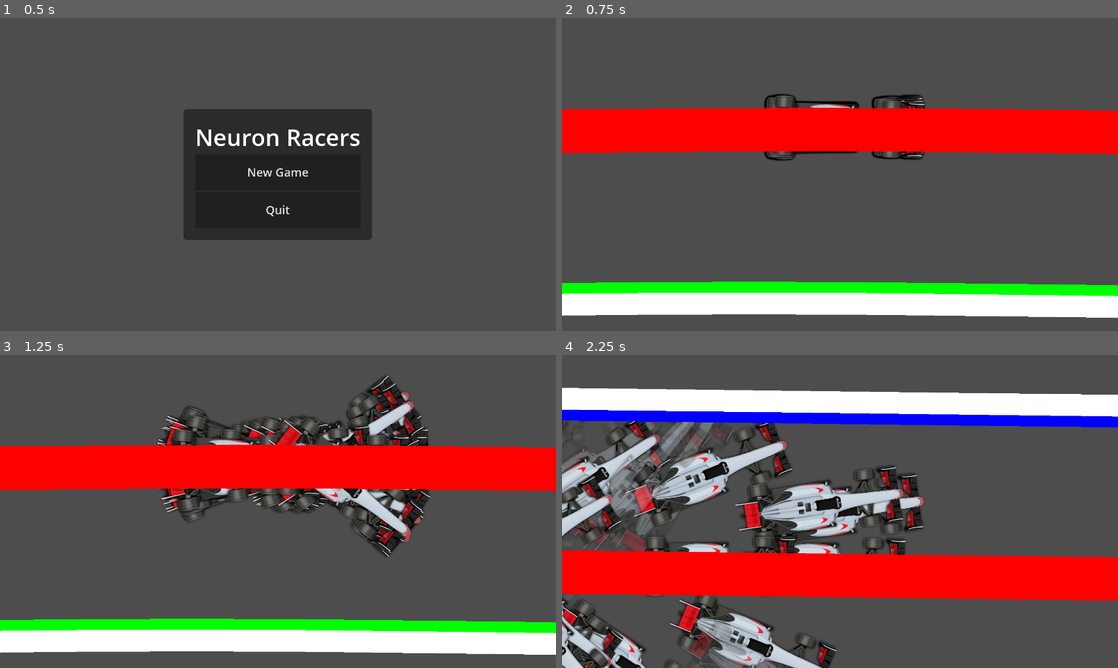
Above: before the commit, frames 1-4 (two rows, left to right).
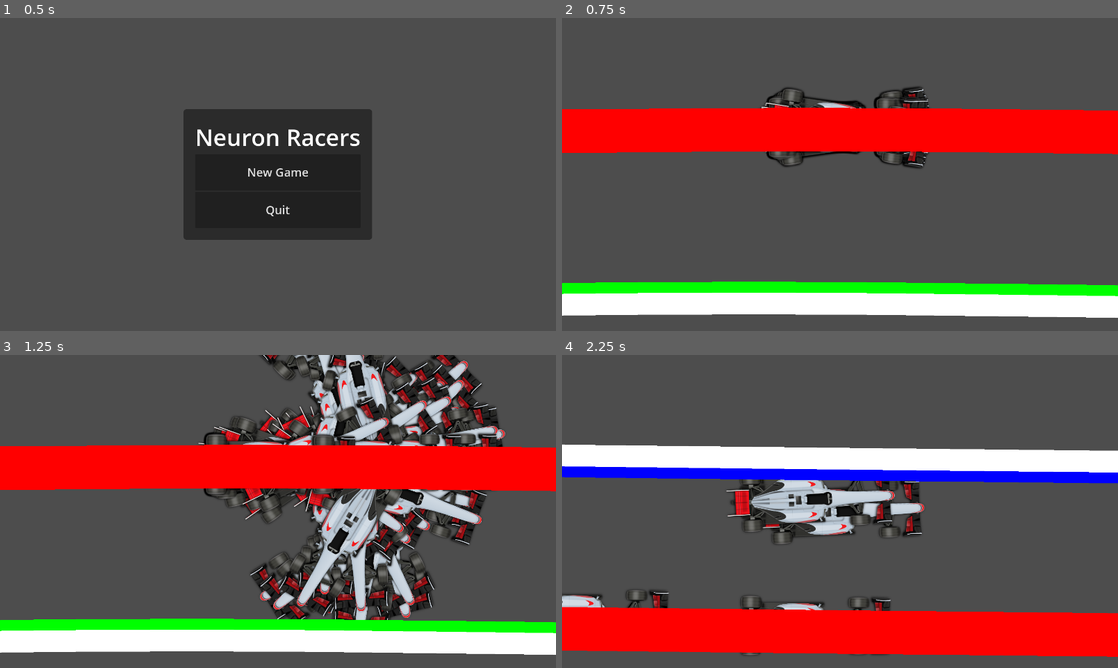
Above: after the commit, the same moments.

Repository: VitorMPCastro/NeuronRacers
Game: Godot game, scene res://scenes/ui/mainMenu.tscn
Same seed, same stepped clock (60 frames per second), same inputs: the game is played once before the commit and once after it.
Inputs (mouse positions are in pixels of both pictures, inside the frame that each line leads up to):
- Up to frame 1 (0.5 s): no input
- Up to frame 2 (0.75 s): click "New Game" at 0.5 s
- Up to frame 3 (1.25 s): no input
- Up to frame 4 (2.25 s): tap Enter at 1.25 s; move the mouse to (962, 495) at 1.27 s; hold Right (ui_right) 1.28-2 s; click (962, 495) at 1.42 s; drag from (728, 527) to (628, 464) at 2.02 s

Frame 1 is identical in both runs. In frame 2, 1.2% of the frame differs, in the area x 35-67%, y 21-49%; in frame 3, 20%; in frame 4, 61%, in the area x 0-100%, y 10-100%.

Commit message:
car physics tweaks

Diff:
--- a/scenes/car.tscn
+++ b/scenes/car.tscn
@@ -12,9 +12,13 @@
 [node name="Car" type="CharacterBody2D"]
 collision_layer = 2
 script = ExtResource("1_qt2eu")
-friction = -100
-drag = -0.1
-traction_fast = 7.5
+steering_angle = 30
+engine_power = 1800
+friction = -150
+drag = -0.2
+braking = -10
+slip_speed = 1200
+traction_fast = 5.0
 
 [node name="Sprite2D" type="Sprite2D" parent="."]
 rotation = 1.5708
